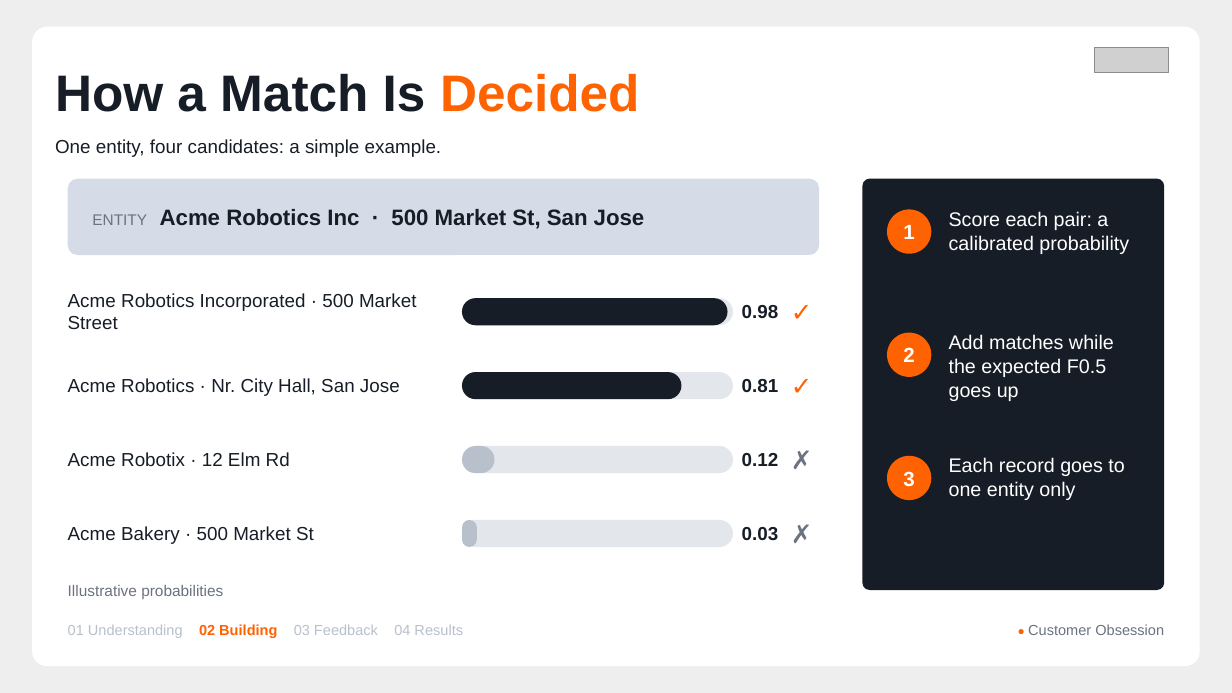
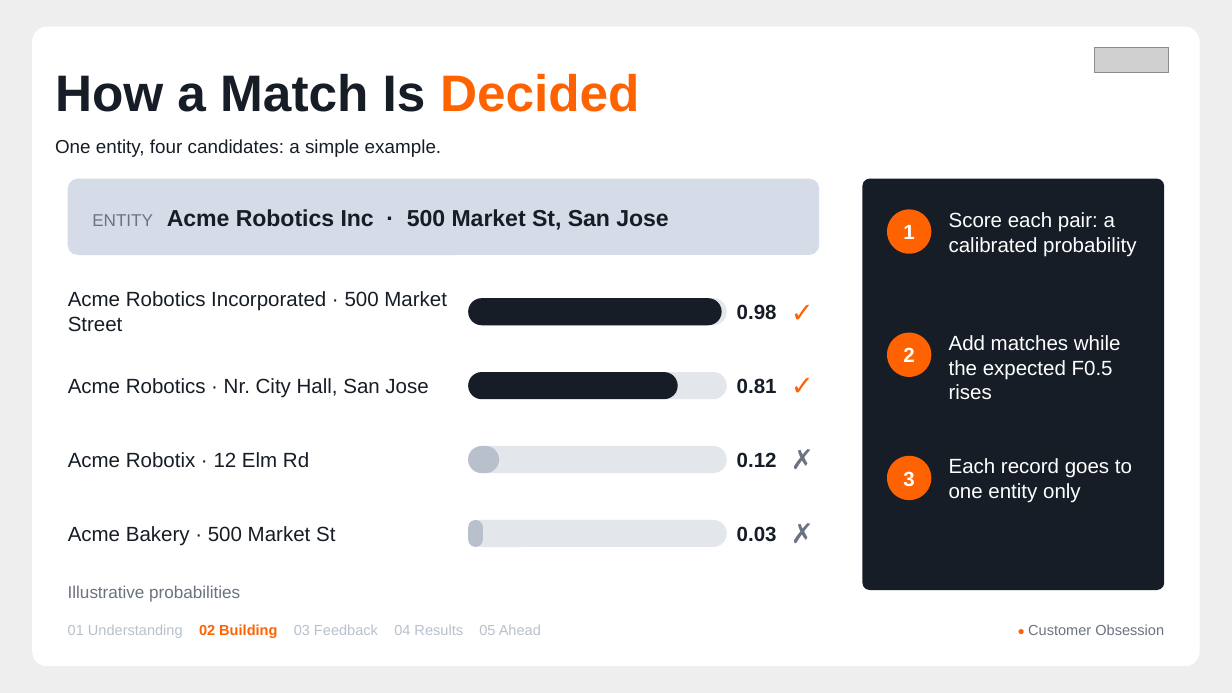
Before and after one commit to AmeyaBorkar/Grenuke, a slide deck: slide 11 of finale/Grenuke_Finale_Deck.pptx (slide 8 before the commit). Drawn at 1232x693 pixels with LibreOffice and Linux fonts; fonts in the diff are those of the drawing; grey boxes stand for pictures. Boxes give left, top, right and bottom in pixels: in the first picture for what was removed or moved away, otherwise in the second. Text is boxed around its words. In the diff, an @@ line names an element or a change of style, - is before the commit and + after.

Commit message:
docs(finale): deck v3: deep data analysis, performance, looking ahead
23 slides in five sections. Four data-analysis slides (scale and country split, matches per entity, how copies differ, the decoys' fingerprints), a performance slide (pairs per entity at each stage, laptop-scale runtimes and memory), and a looking-ahead section (scale out, run lighter, edge inference, improvements, applications). One layout grammar with a fixed 'What it tells us' column; text at least 12 pt; warmer, simpler script. Validator PASS.

```diff
--- a/finale/Grenuke_Finale_Deck.pptx
+++ b/finale/Grenuke_Finale_Deck.pptx
@@ text "ENTITY Acme Robotics Inc · ..." at (x1=92, y1=209, x2=668, y2=230): size 9 to 10 pt in "ENTITY"; size 13 to 13.5 pt in "Acme Robotics Inc · 500 Market St, ..." @@
@@ text "Score each pair: a calibrated ..." at (x1=949, y1=212, x2=1136, y2=256): size 11.5 to 12 pt @@
@@ rounded rectangle resized from (x1=462, y1=298, x2=733, y2=325) to (x1=468, y1=298, x2=727, y2=325) @@
@@ rounded rectangle resized from (x1=462, y1=298, x2=728, y2=325) to (x1=468, y1=298, x2=722, y2=325) @@
@@ text at (x1=949, y1=335, x2=1121, y2=400): text changed; size 11.5 to 12 pt @@
-Add matches while the expected F0.5 goes up
+Add matches while the expected F0.5 rises
@@ rounded rectangle resized from (x1=462, y1=372, x2=733, y2=399) to (x1=468, y1=372, x2=727, y2=399) @@
@@ rounded rectangle resized from (x1=462, y1=372, x2=681, y2=399) to (x1=468, y1=372, x2=678, y2=399) @@
@@ rounded rectangle moved from (x1=462, y1=446, x2=494, y2=473) to (x1=468, y1=446, x2=499, y2=473) @@
@@ rounded rectangle resized from (x1=462, y1=446, x2=733, y2=473) to (x1=468, y1=446, x2=727, y2=473) @@
@@ text "Each record goes to one ..." at (x1=949, y1=458, x2=1132, y2=503): size 11.5 to 12 pt @@
@@ size 11 to 12 pt in 8 elements at (x1=68, y1=291, x2=447, y2=332), (x1=68, y1=378, x2=428, y2=398), (x1=68, y1=452, x2=309, y2=468), (x1=68, y1=526, x2=335, y2=545), (x1=737, y1=304, x2=777, y2=320), (x1=737, y1=378, x2=777, y2=394), (x1=737, y1=452, x2=777, y2=467), (x1=737, y1=526, x2=777, y2=542) @@
@@ rounded rectangle moved from (x1=462, y1=520, x2=477, y2=547) to (x1=468, y1=520, x2=483, y2=547) @@
@@ rounded rectangle resized from (x1=462, y1=520, x2=733, y2=547) to (x1=468, y1=520, x2=727, y2=547) @@
@@ text "Illustrative probabilities" at (x1=68, y1=585, x2=240, y2=602): size 9 to 10 pt @@
@@ text at (x1=68, y1=624, x2=541, y2=638): text changed @@
-01 Understanding 02 Building 03 Feedback 04 Results
+01 Understanding 02 Building 03 Feedback 04 Results 05 Ahead
```
Also in this commit, not shown: 13 other slides changed, 7 slides added, 2 other files.
